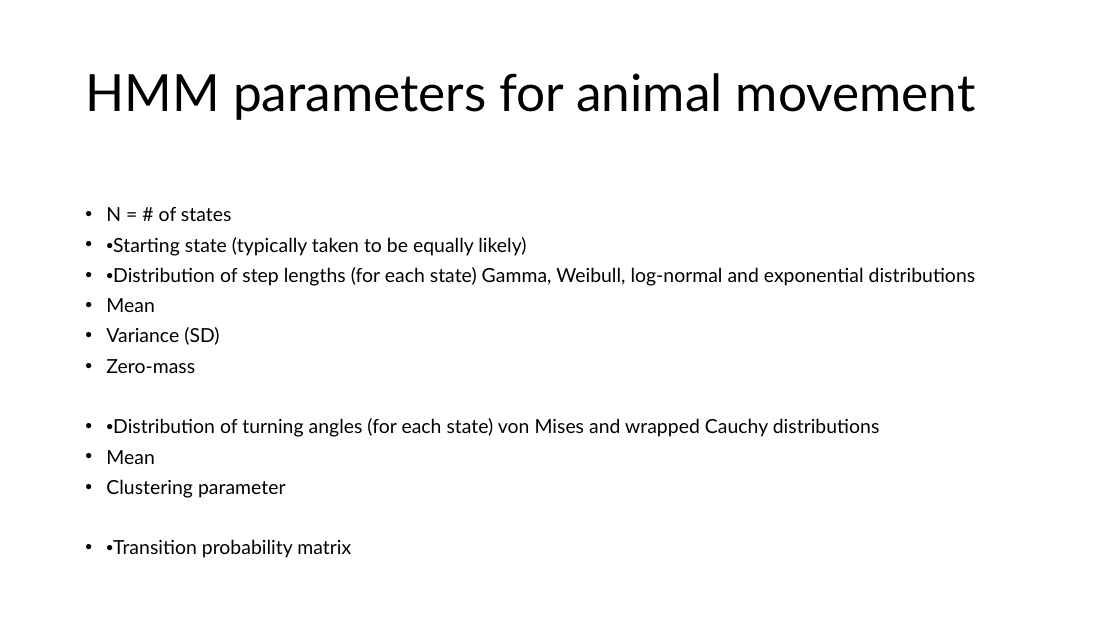
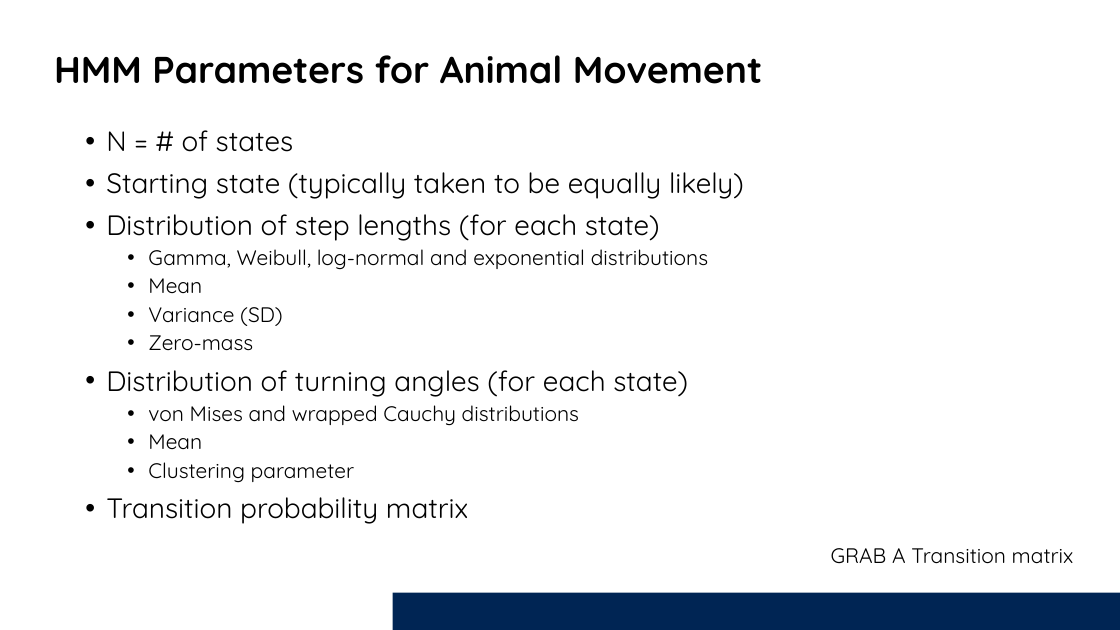
Before and after one commit to Smithsonian/Introduction_HMM, a slide deck: slide 7 of Presentation/IntroAnimalMovements_HMMs.pptx. Drawn at 1120x630 pixels with LibreOffice and Linux fonts; fonts in the diff are those of the drawing; background and template pictures are left out. Boxes give left, top, right and bottom in pixels: in the first picture for what was removed or moved away, otherwise in the second. Text is boxed around its words. In the diff, an @@ line names an element or a change of style, - is before the commit and + after.

```diff
--- a/Presentation/IntroAnimalMovements_HMMs.pptx
+++ b/Presentation/IntroAnimalMovements_HMMs.pptx
@@ text at (54, 55, 762, 84): text changed; size 44 to 32 pt; font Lato to Quicksand; bold on @@
-HMM parameters for animal movement
+HMM Parameters for Animal Movement
@@ text "N = # of states": place and size @@
-text "N = # of states" at (106, 207, 976, 558)
+text "N = # of states" at (106, 130, 744, 524)
@@ text at (106, 130, 354, 483): size 16.6 to 24 pt in "N = # of states"; font Lato to Quicksand in "N = # of states", "Mean", "Variance (SD)", "Zero-mass" and 2 more places; size 16.6 to 18 pt in "Mean", "Variance (SD)", "Zero-mass", "Mean" and 1 more places; line spacing 0.8 to 0.9; list level 1 to 2 in "Mean"; list level 1 to 2 in "Variance (SD)"; list level 1 to 2 in "Zero-mass"; list level 1 to 2 in "Clustering parameter" @@
@@ text at (106, 172, 744, 269): text changed; size 16.6 to 24 pt; font Lato to Quicksand @@
-• •Starting state (typically taken to be equally likely)
-• •Distribution of step lengths (for each state) Gamma, Weibull, log-normal and exponential distributions
+• Starting state (typically taken to be equally likely)
+• Distribution of step lengths (for each state)
+  • Gamma, Weibull, log-normal and exponential distributions
@@ text at (106, 370, 688, 426): text changed; size 16.6 to 24 pt; font Lato to Quicksand @@
-• •Distribution of turning angles (for each state) von Mises and wrapped Cauchy distributions
+• Distribution of turning angles (for each state)
+  • von Mises and wrapped Cauchy distributions
@@ text at (106, 497, 468, 524): text changed; size 16.6 to 24 pt; font Lato to Quicksand @@
-• •Transition probability matrix
+• Transition probability matrix
@@ text added at (831, 548, 1074, 564), 18 pt, text #000000 @@
+GRAB A Transition matrix
@@ rectangle added at (392, 593, 1120, 630), fill #002554 @@
```
Also in this commit, not shown: 15 other slides changed, 11 slides added, 11 slides removed.
